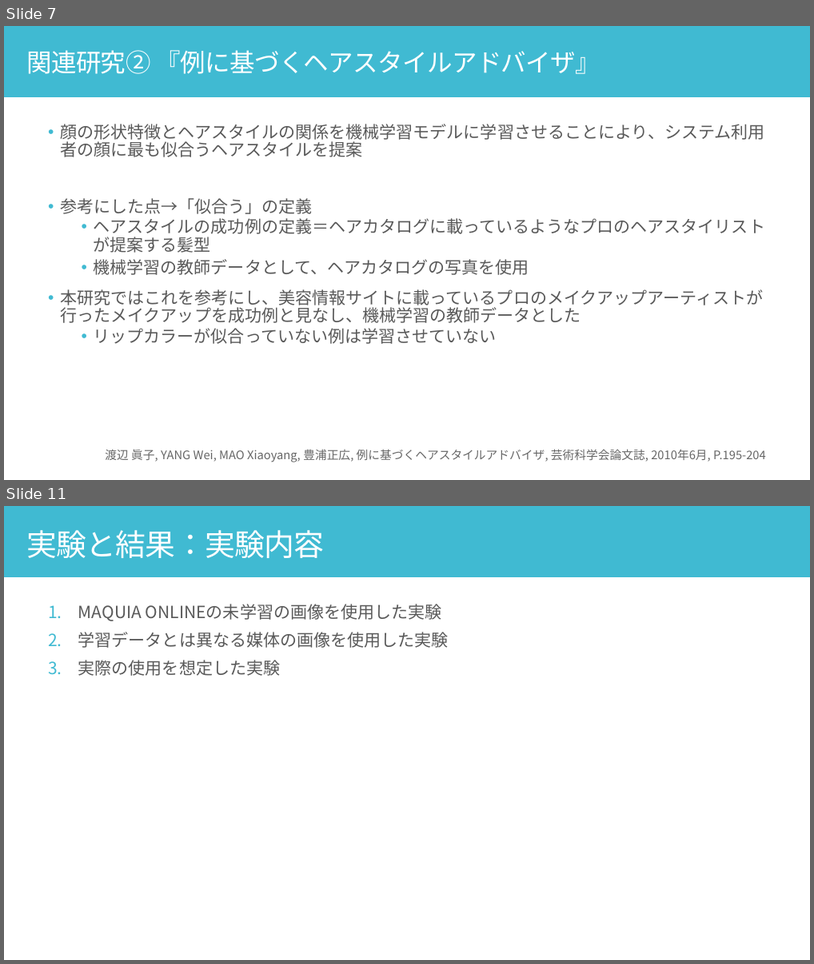
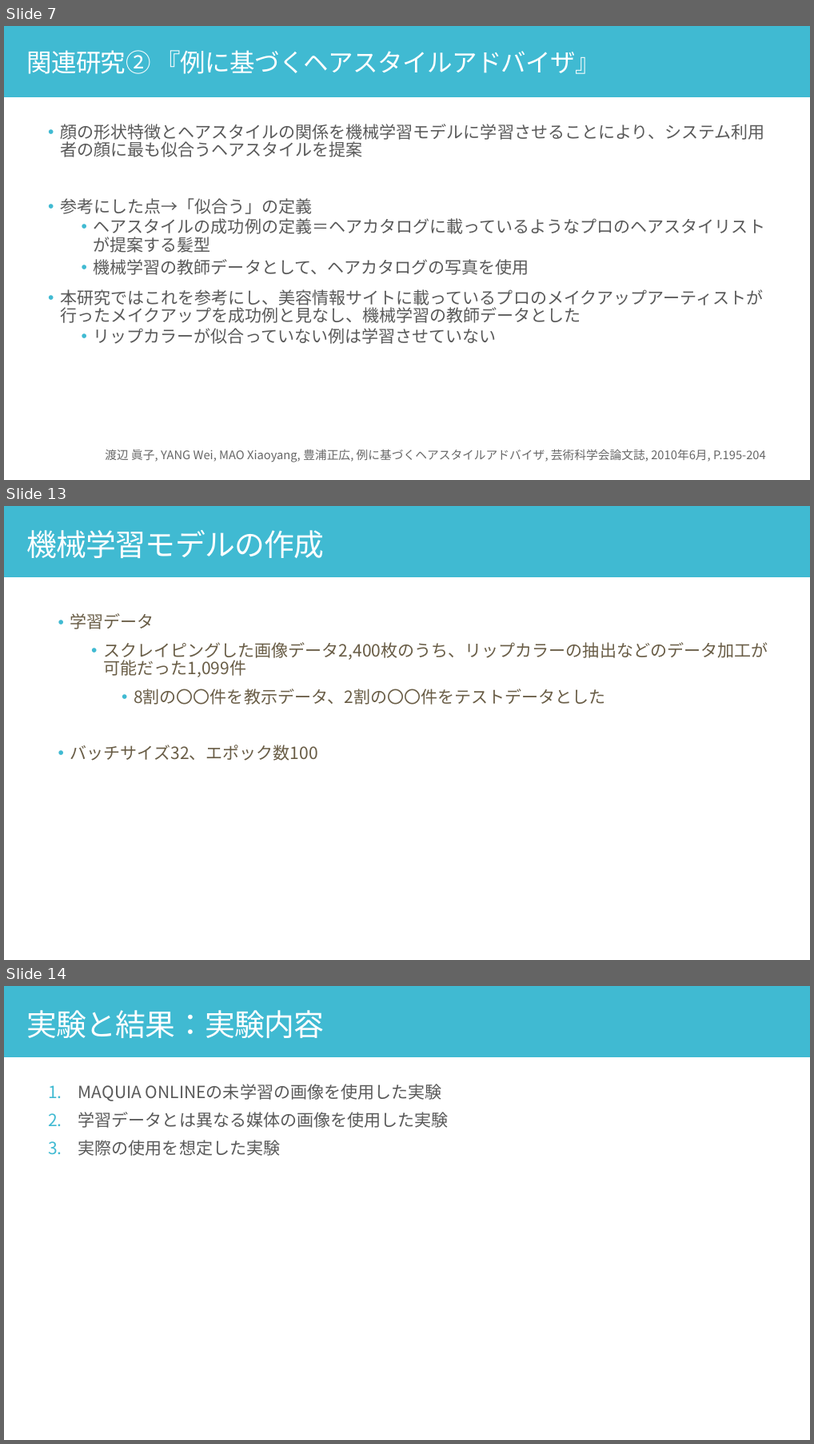
Before and after one commit to yuu5322/sci23, a slide deck: 口頭試問.pptx. Shown one above the other, each under a label of ours: slides 7 and 11 before the commit, slides 7, 13 and 14 after it; the slides between them are not shown. The pictures are 814x964 and 814x1444 pixels, drawn with LibreOffice and Linux fonts; fonts in the diff are those of the drawing. Boxes give left, top, right and bottom in pixels: in the first picture for what was removed or moved away, otherwise in the second. Text is boxed around its words. In the diff, an @@ line names an element or a change of style, - is before the commit and + after.

```diff
--- a/口頭試問.pptx
+++ b/口頭試問.pptx
@@ slide 13 added at <box>4,506,810,960</box>, background #FFFFFF @@
@@ rectangle added at <box>4,506,810,577</box>, fill #40BAD2 @@
@@ text added at <box>26,530,324,558</box>, 36 pt, text #FFFFFF @@
+機械学習モデルの作成
@@ text added at <box>70,613,768,760</box>, 20 pt, text #695D46 @@
+• 学習データ
+  • スクレイピングした画像データ2,400枚のうち、リップカラーの抽出などのデータ加工が可能だった1,099件
+    • 8割の〇〇件を教示データ、2割の〇〇件をテストデータとした
+• バッチサイズ32、エポック数100
@@ what was slide 11 is now slide 14 @@
```
Also in this commit, not shown: 11 slides changed, 3 other slides added.
